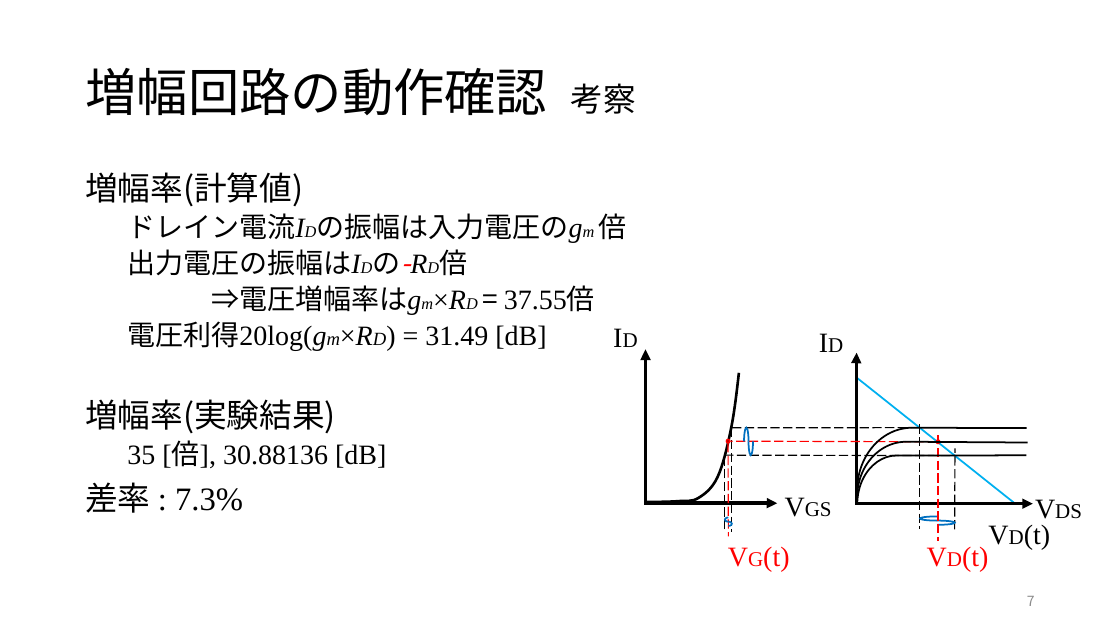
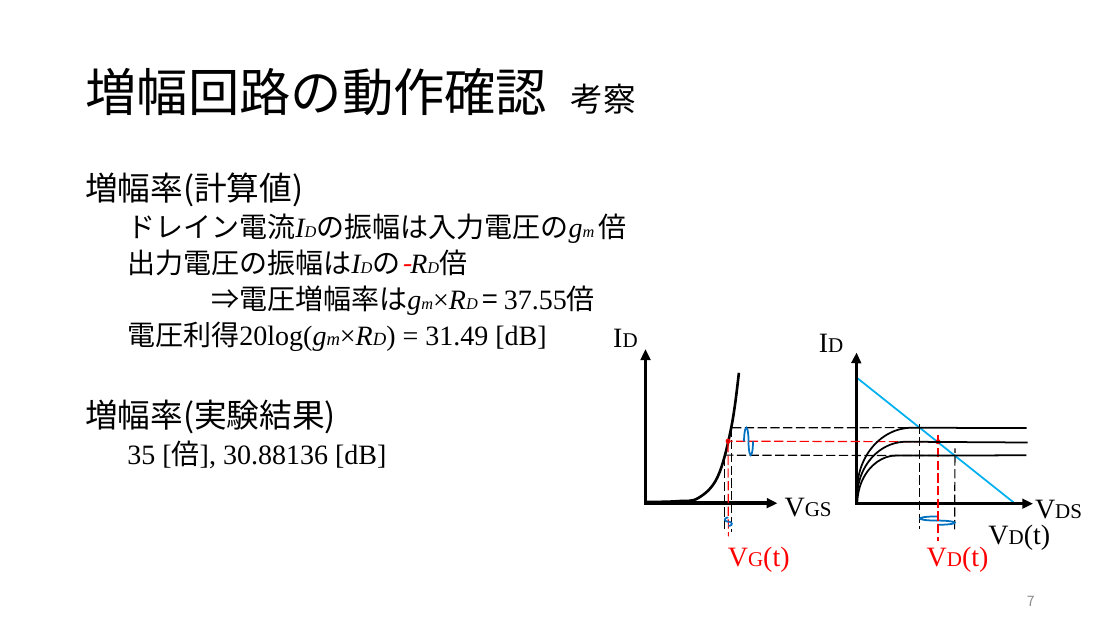
Before and after one commit to yoidea/design_project, a slide deck: slide 7 of design_project1.pptx. Drawn at 1120x630 pixels with LibreOffice and Linux fonts; fonts in the diff are those of the drawing. Boxes give left, top, right and bottom in pixels: in the first picture for what was removed or moved away, otherwise in the second. Text is boxed around its words. In the diff, an @@ line names an element or a change of style, - is before the commit and + after.

```diff
--- a/design_project1.pptx
+++ b/design_project1.pptx
@@ text at bbox=[85, 482, 243, 513]: paragraph removed @@
-差率 : 7.3%
```
Also in this commit, not shown: 1 other slide changed.
